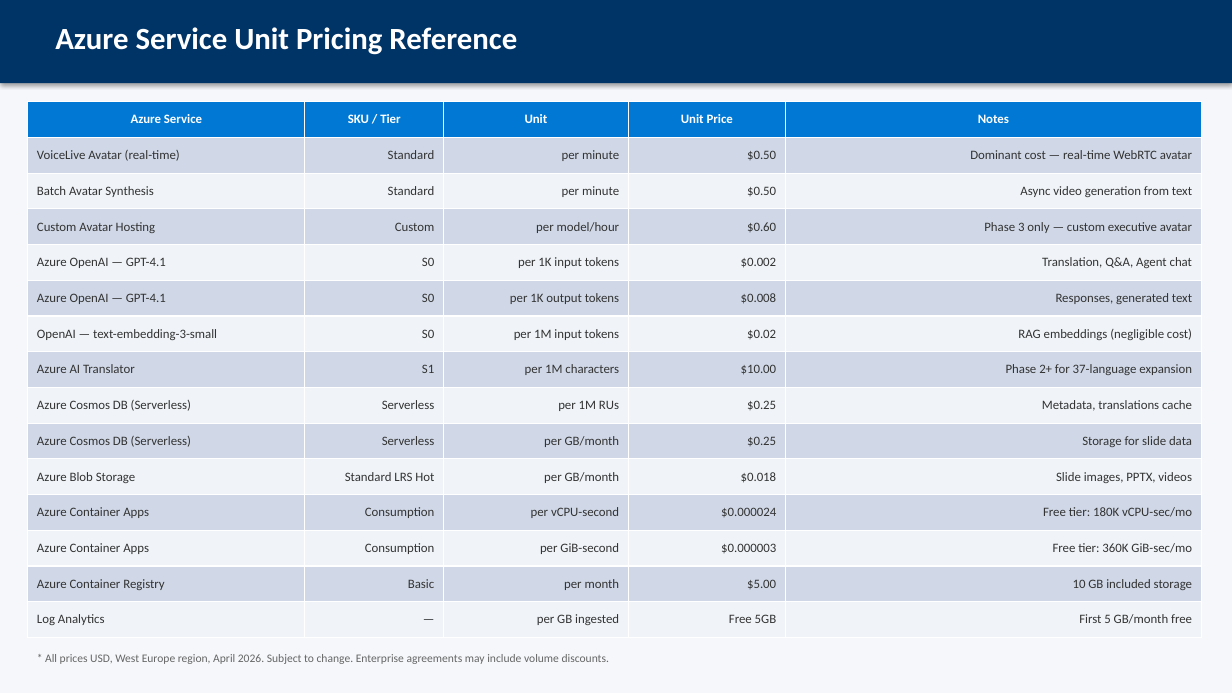
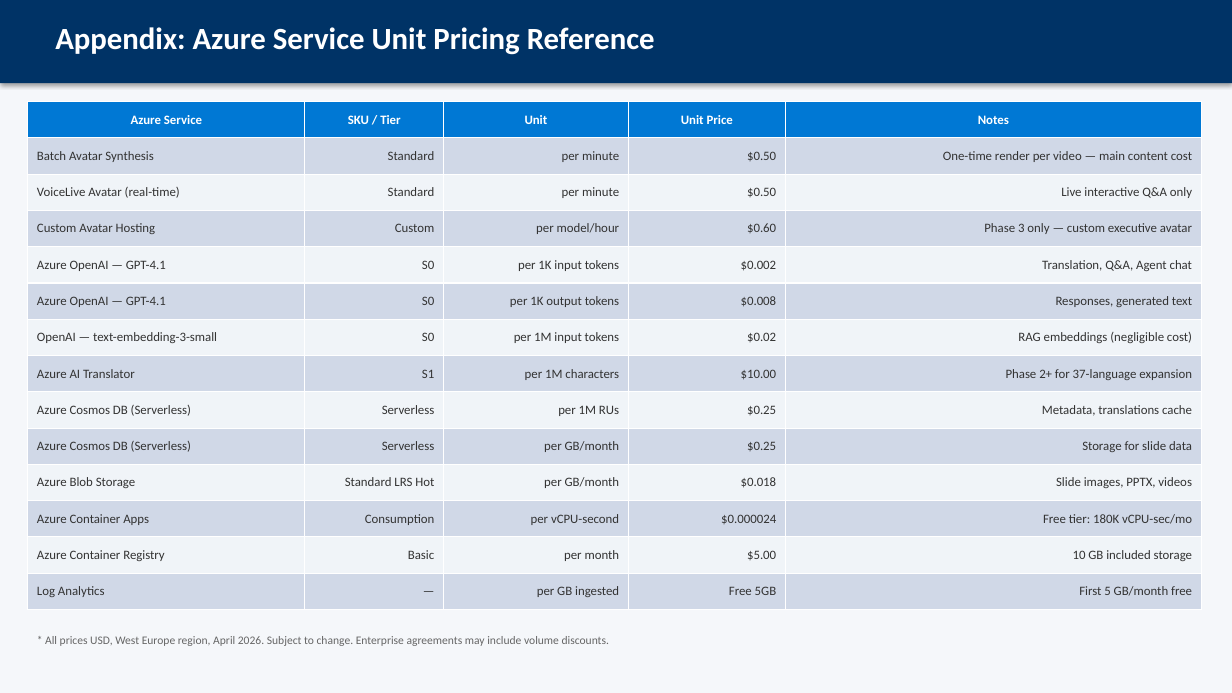
Before and after one commit to ozgurkarahan/ai-avatar-presenter, a slide deck: slide 11 of docs/RFI559-Cost-Estimation.pptx (slide 3 before the commit). Drawn at 1232x693 pixels with LibreOffice and Linux fonts; fonts in the diff are those of the drawing. Boxes give left, top, right and bottom in pixels: in the first picture for what was removed or moved away, otherwise in the second. Text is boxed around its words. In the diff, an @@ line names an element or a change of style, - is before the commit and + after.

```diff
--- a/docs/RFI559-Cost-Estimation.pptx
+++ b/docs/RFI559-Cost-Estimation.pptx
@@ text at [55,27,655,55]: text changed @@
-Azure Service Unit Pricing Reference
+Appendix: Azure Service Unit Pricing Reference
@@ table at [28,102,1202,610] @@
-row 2, column 1: VoiceLive Avatar (real-time)
+row 2, column 1: Batch Avatar Synthesis
-row 2, column 5: Dominant cost — real-time WebRTC avatar
+row 2, column 5: One-time render per video — main content cost
-row 3, column 1: Batch Avatar Synthesis
+row 3, column 1: VoiceLive Avatar (real-time)
-row 3, column 5: Async video generation from text
+row 3, column 5: Live interactive Q&A only
-row 13: Azure Container Apps | Consumption | per GiB-second | $0.000003 | Free tier: 360K GiB-sec/mo
@@ text "* All prices USD, West ...": place and size @@
-text "* All prices USD, West ..." at [45,654,609,664]
+text "* All prices USD, West ..." at [45,636,609,646]
```
Also in this commit, not shown: 7 other slides changed, 2 slides added, 1 slide removed, 1 other file.
